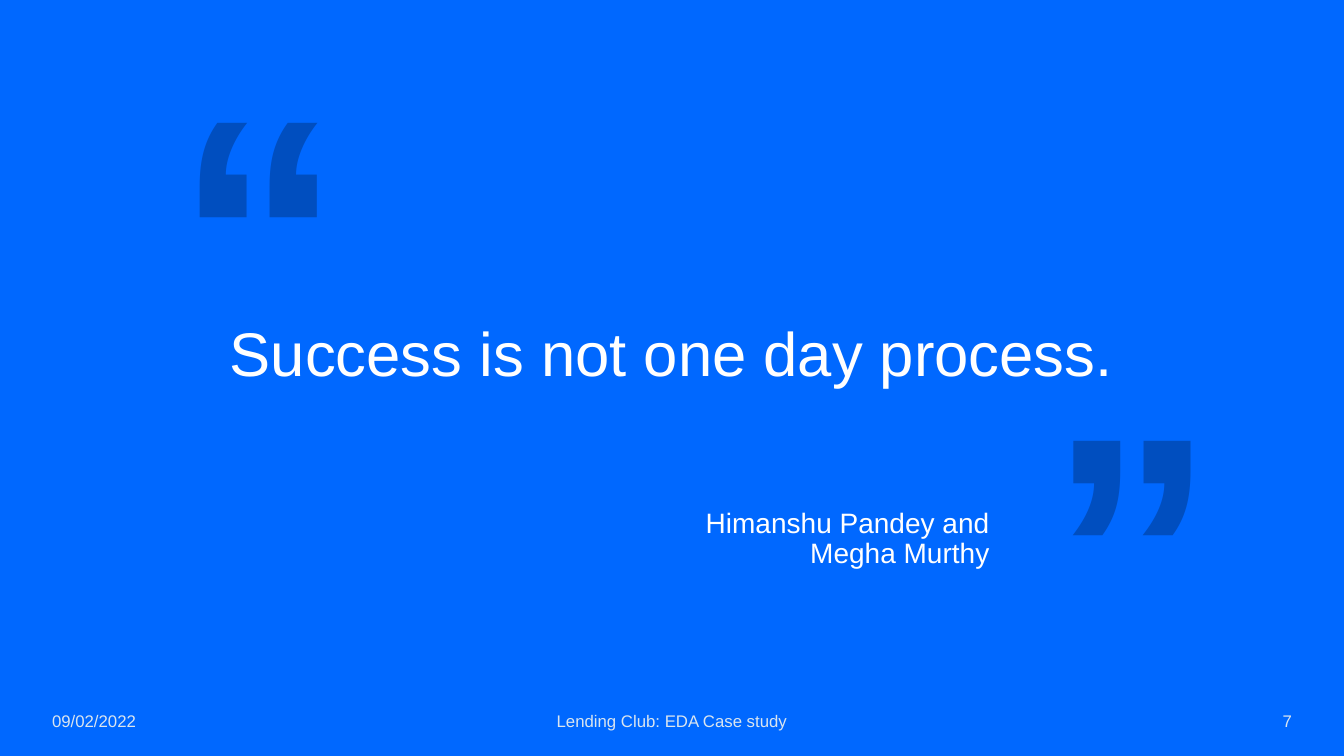
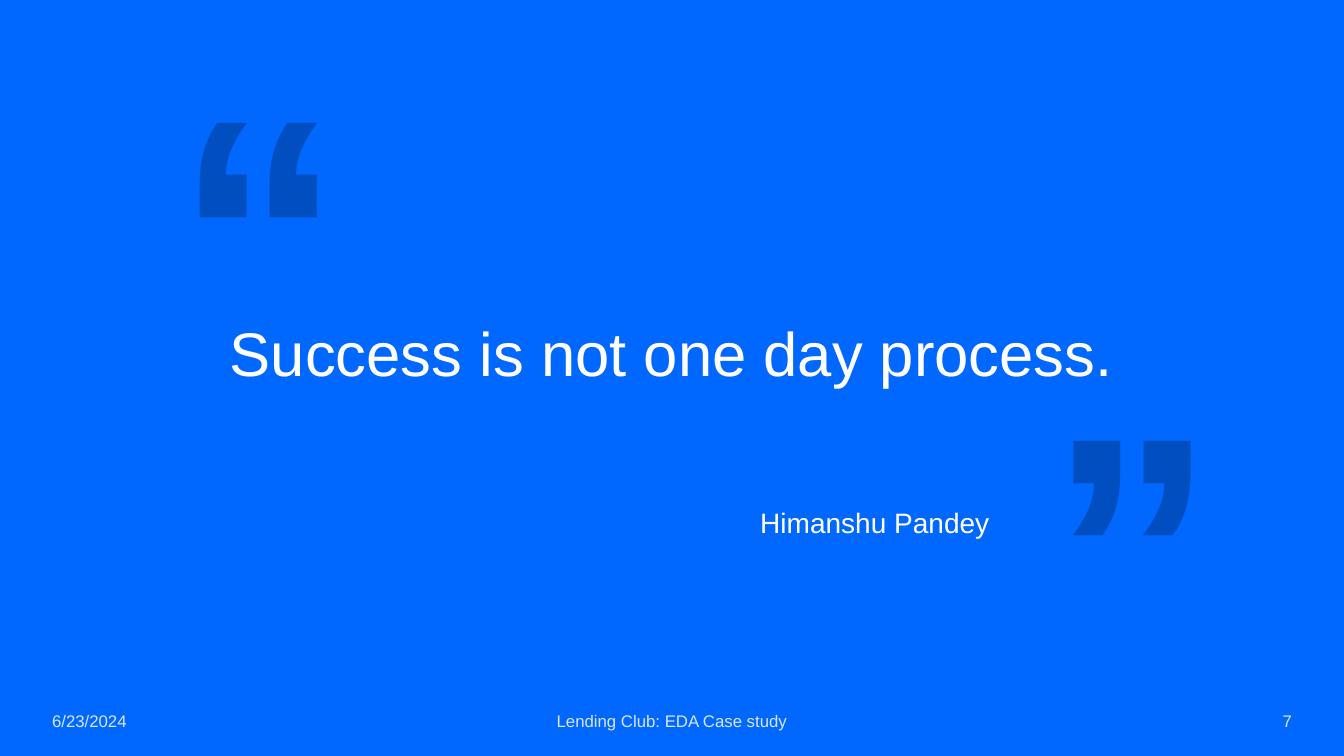
Before and after one commit to himsoftware/LendingClubCaseStudy, a slide deck: slide 7 of LendingClubCaseStudy.pptx. Drawn at 1344x756 pixels with LibreOffice and Linux fonts; fonts in the diff are those of the drawing. Boxes give left, top, right and bottom in pixels: in the first picture for what was removed or moved away, otherwise in the second. Text is boxed around its words. In the diff, an @@ line names an element or a change of style, - is before the commit and + after.

```diff
--- a/LendingClubCaseStudy.pptx
+++ b/LendingClubCaseStudy.pptx
@@ text at bbox=[760, 512, 989, 538]: text changed @@
-Himanshu Pandey and Megha Murthy
+Himanshu Pandey
@@ text at bbox=[52, 715, 127, 727]: text changed @@
-09/02/2022
+6/23/2024
```
Also in this commit, not shown: 6 other slides changed, 7 slides removed.
